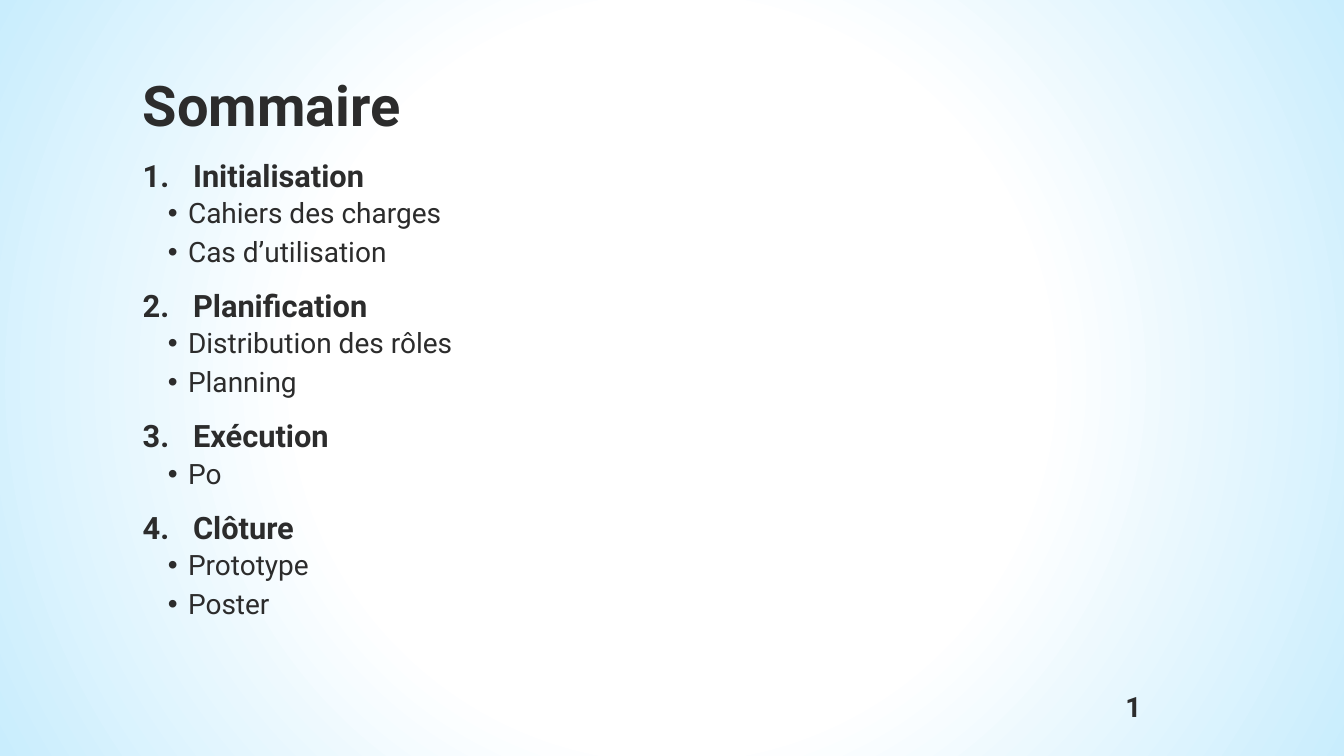
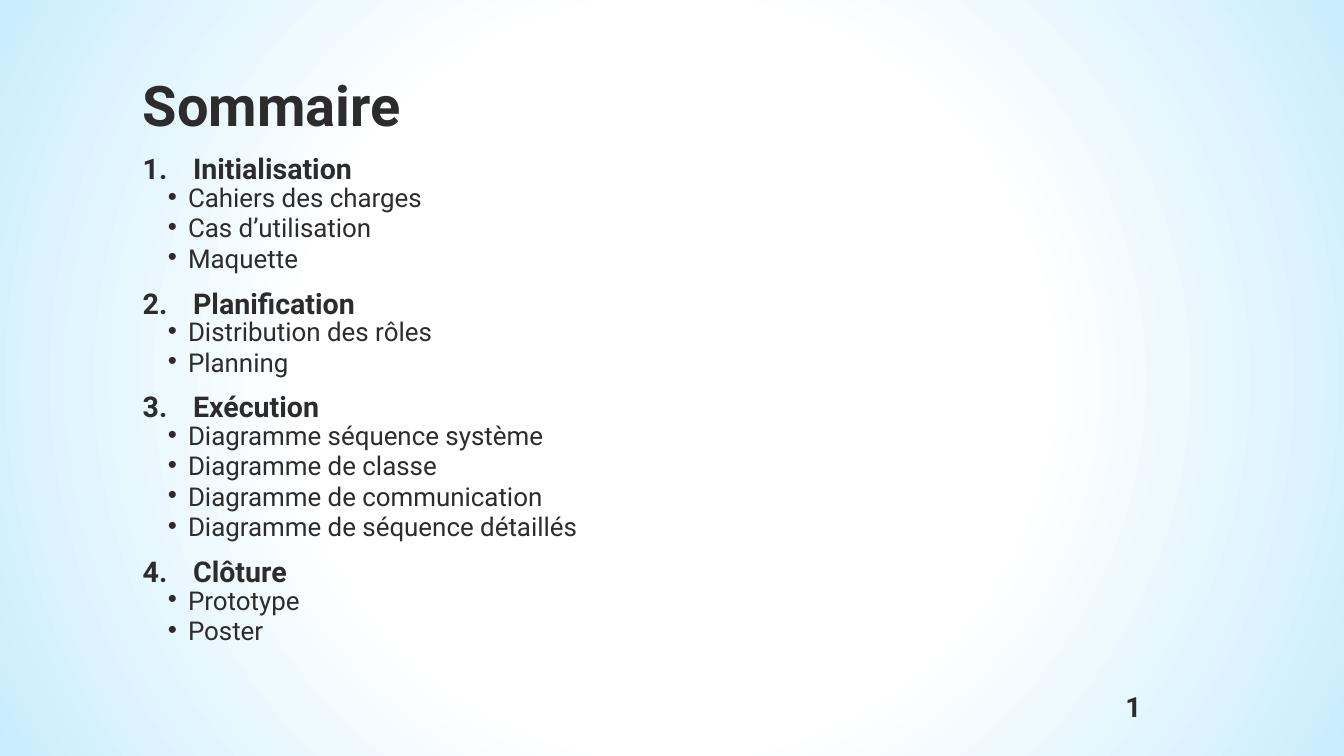
Before and after one commit to bastou2316/p2-java, a slide deck: slide 2 of 4. Cloture/Défense spec.pptx. Drawn at 1344x756 pixels with LibreOffice and Linux fonts; fonts in the diff are those of the drawing; background and template pictures are left out. Boxes give left, top, right and bottom in pixels: in the first picture for what was removed or moved away, otherwise in the second. Text is boxed around its words. In the diff, an @@ line names an element or a change of style, - is before the commit and + after.

```diff
--- a/4. Cloture/Défense spec.pptx
+++ b/4. Cloture/Défense spec.pptx
@@ text at box(188, 157, 432, 641): size 22 to 20.4 pt in "Initialisation", "Planification", "Exécution", "Clôture"; size 20 to 18.5 pt in "Cahiers des charges", "Cas d’utilisation", "Distribution des rôles", "Planning" and 2 more places; line spacing 0.9 to 0.7 @@
@@ text at box(188, 249, 298, 274): paragraph added @@
+  • Maquette
@@ text at box(188, 425, 577, 542): text changed; size 20 to 18.5 pt @@
-  • Po
+  • Diagramme séquence système
+  • Diagramme de classe
+  • Diagramme de communication
+  • Diagramme de séquence détaillés
```
Also in this commit, not shown: 1 other slide changed, 2 slides added, 1 other file.
